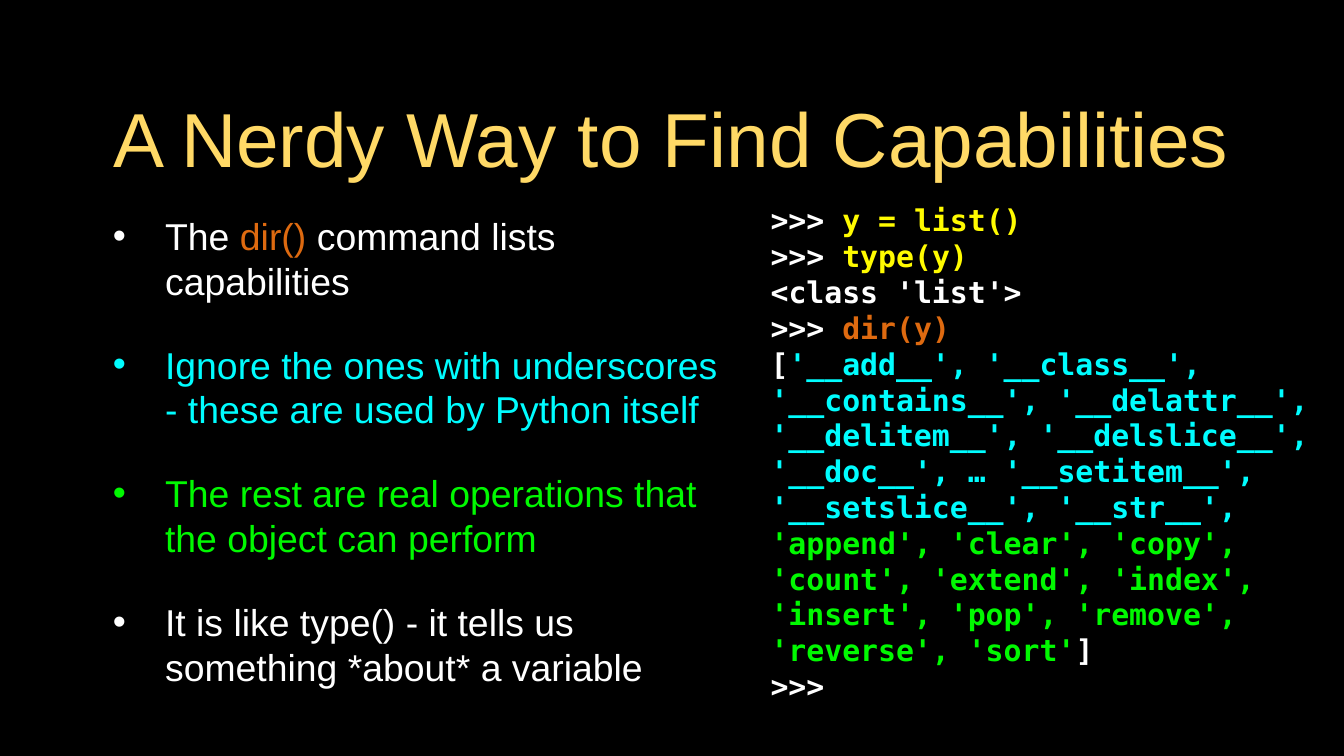
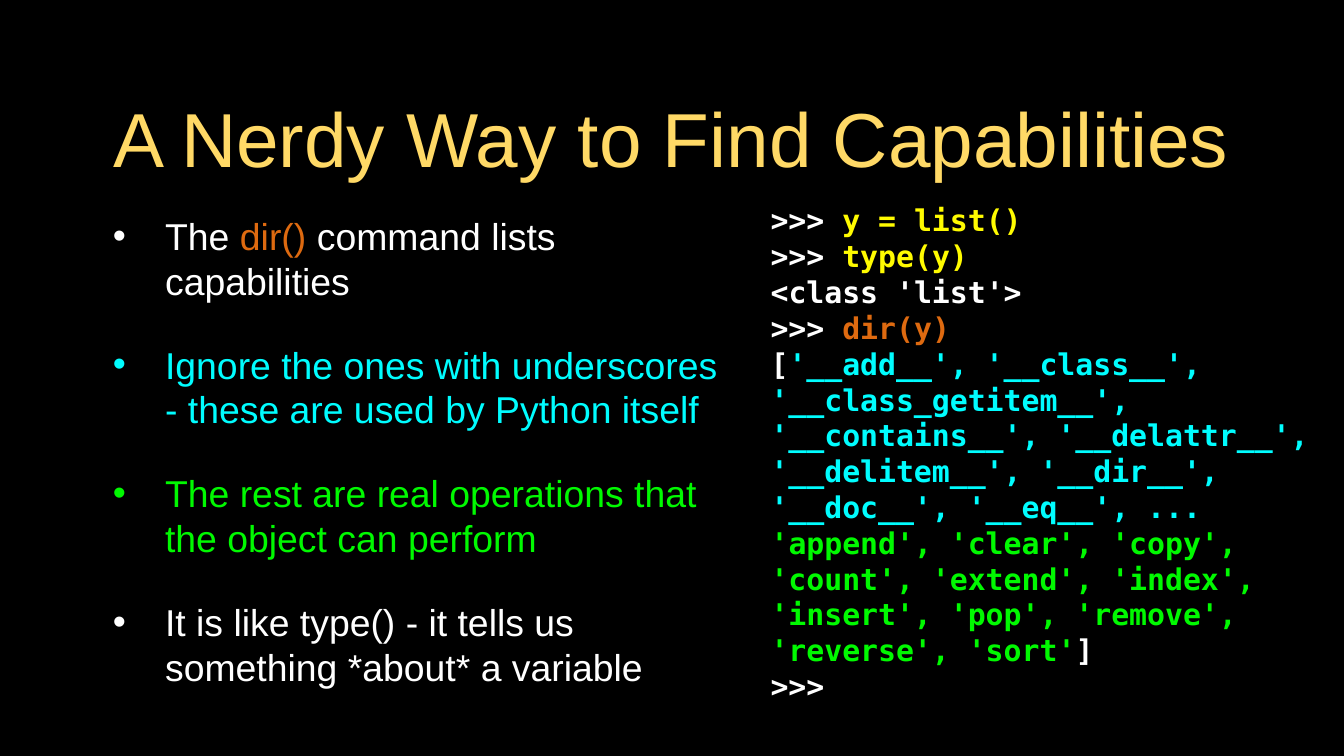
Before and after one commit to csev/py4e, a slide deck: slide 24 of lectures3/Pythonlearn-14-Objects.pptx. Drawn at 1344x756 pixels with LibreOffice and Linux fonts; fonts in the diff are those of the drawing. Boxes give left, top, right and bottom in pixels: in the first picture for what was removed or moved away, otherwise in the second. Text is boxed around its words. In the diff, an @@ line names an element or a change of style, - is before the commit and + after.

```diff
--- a/lectures3/Pythonlearn-14-Objects.pptx
+++ b/lectures3/Pythonlearn-14-Objects.pptx
@@ text at (771,352,1308,666): text changed @@
-['__add__', '__class__', '__contains__', '__delattr__', '__delitem__', '__delslice__', '__doc__', … '__setitem__', '__setslice__', '__str__', 'append', 'clear', 'copy', 'count', 'extend', 'index', 'insert', 'pop', 'remove', 'reverse', 'sort']
+['__add__', '__class__', '__class_getitem__', '__contains__', '__delattr__', '__delitem__', '__dir__', '__doc__', '__eq__', ... 'append', 'clear', 'copy', 'count', 'extend', 'index', 'insert', 'pop', 'remove', 'reverse', 'sort']
```
Also in this commit, not shown: 1 other slide changed.
